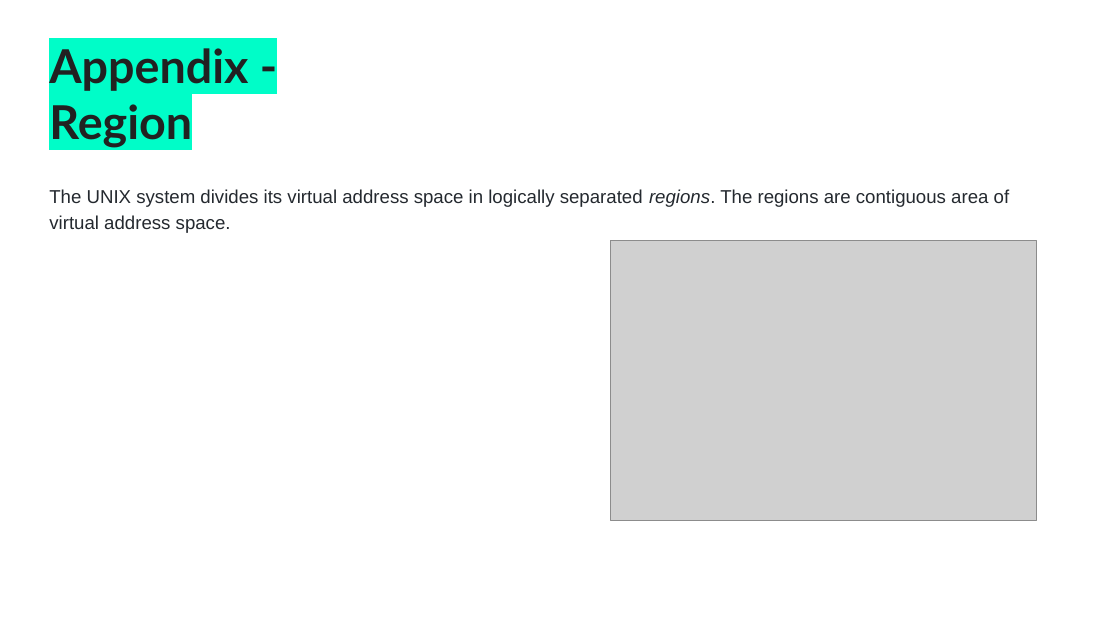
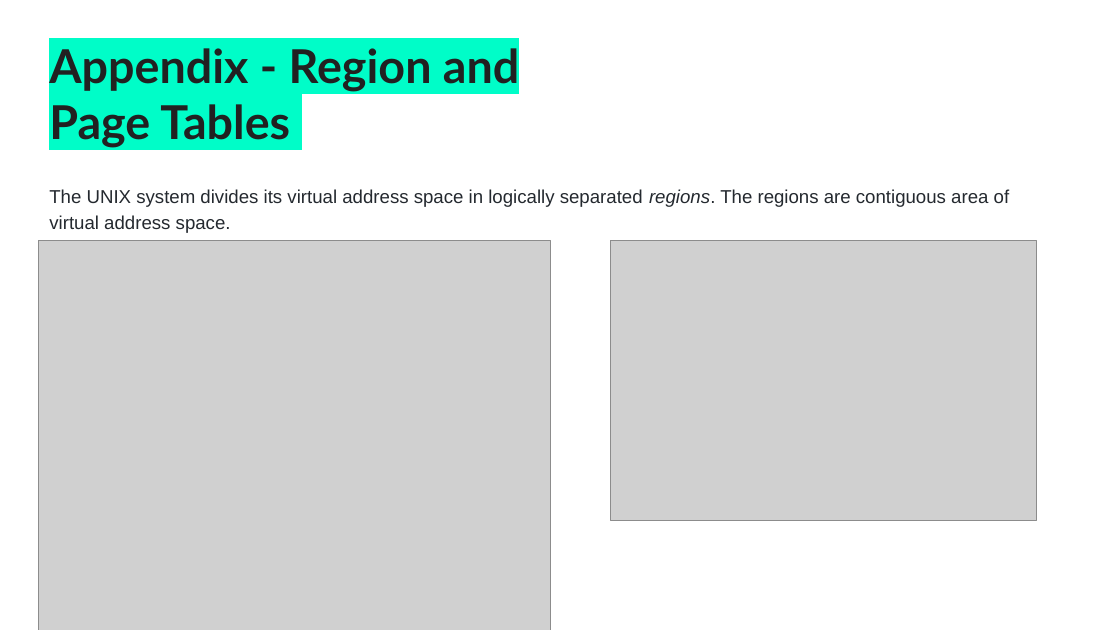
Before and after one commit to dewanhimanshu/ContextProcess, a slide deck: slide 15 of The Context of The Process.pptx. Drawn at 1120x630 pixels with LibreOffice and Linux fonts; fonts in the diff are those of the drawing; grey boxes stand for pictures. Boxes give left, top, right and bottom in pixels: in the first picture for what was removed or moved away, otherwise in the second. Text is boxed around its words. In the diff, an @@ line names an element or a change of style, - is before the commit and + after.

```diff
--- a/The Context of The Process.pptx
+++ b/The Context of The Process.pptx
@@ title at box(49, 48, 519, 148): text changed @@
-Appendix - Region
+Appendix - Region and Page Tables
@@ picture added at box(38, 241, 551, 630) @@
```
Also in this commit, not shown: 1 other slide changed, 1 other file.
